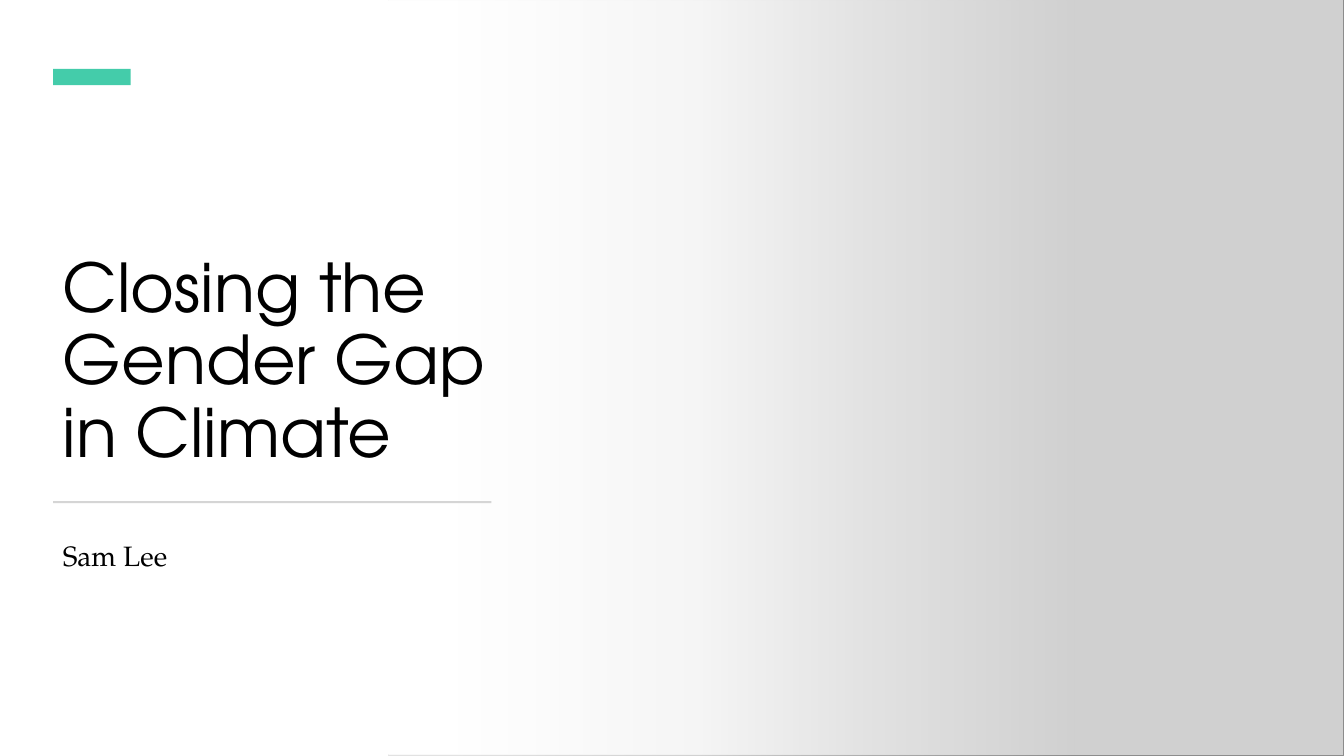
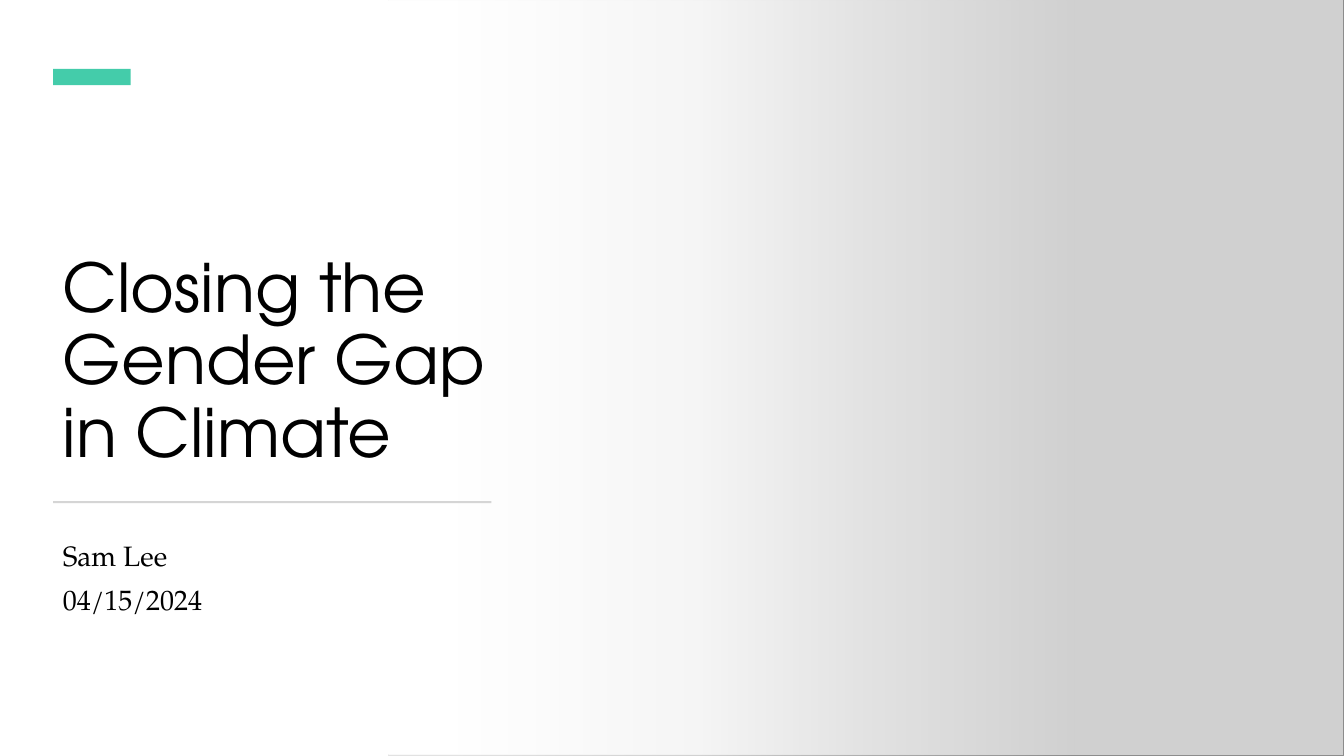
Before and after one commit to SamLeeBYU/Elections, a slide deck: slide 1 of Women and Climate.pptx. Drawn at 1344x756 pixels with LibreOffice and Linux fonts; fonts in the diff are those of the drawing; grey boxes stand for pictures. Boxes give left, top, right and bottom in pixels: in the first picture for what was removed or moved away, otherwise in the second. Text is boxed around its words. In the diff, an @@ line names an element or a change of style, - is before the commit and + after.

```diff
--- a/Women and Climate.pptx
+++ b/Women and Climate.pptx
@@ subtitle at box(63, 590, 202, 614): paragraph added @@
+04/15/2024
```
Also in this commit, not shown: 11 slides added, 1 slide removed, 9 other files.
